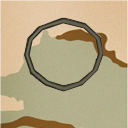
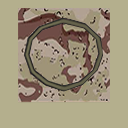
Revision of a layered 128 x 128 image; what changed, layer by layer:
removed layer "Layer 1" over box(0, 0, 128, 128)
added layer "images" above "Layer 2" over box(18, 8, 110, 103)
added layer "Layer 2" above "Layer 3" over box(18, 8, 110, 101)
added layer "Layer 3" over box(0, 0, 128, 128)
